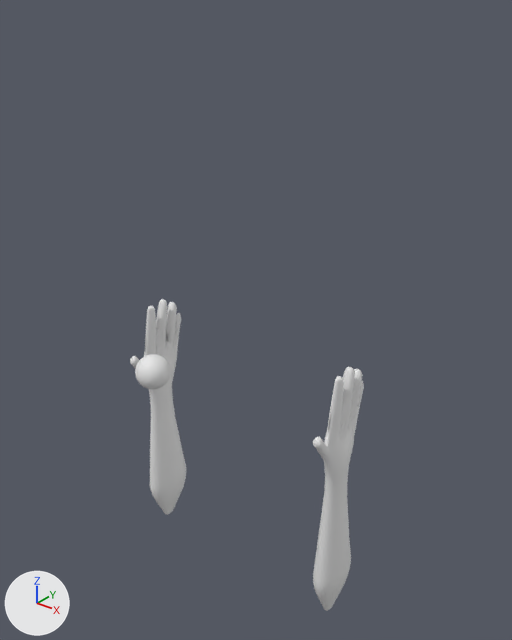
Renders of the Blender file blender_project/hand.blend from each side of a commit.
Before and after are seen from a camera (50 mm lens) standing at (6.64, -7.94, 10.09) and looking at (0.3, -0.02, 5.17). Every picture has the same lights, and +X, +Y and +Z are marked at lower left.

Before the edit, the objects in view are built like this:
```python
me_球 = bpy.data.meshes.new('球')
me_球.from_pydata(...)  # a UV sphere (32 segments, 16 rings, poles along z) spanning x -1.0..1.0, y -1.0..1.0, z -1.0..1.0
me_球_001 = bpy.data.meshes.new('球.001')
me_球_001.from_pydata(...)  # 1091 vertices, 1129 faces; spans x -1.63..1.14, y -0.53..0.53, z -2.04..8.34
me_球_001.polygons.foreach_set('use_smooth', [True] * 1129)
me_球_002 = bpy.data.meshes.new('球.002')
me_球_002.from_pydata(...)  # 1091 vertices, 1129 faces; spans x -1.63..1.14, y -0.53..0.53, z -2.04..8.34
me_球_002.polygons.foreach_set('use_smooth', [True] * 1129)
ob_右手 = bpy.data.objects.new('右手', me_球_001)
ob_右手.location = (1.96, 0.0, 0.98)
ob_右手.rotation_euler = (0.0, 0.0146, 1.571)  # degrees (0, 0.8, 90)
ob_右手.scale = (0.461, 0.461, 0.461)
ob_左手 = bpy.data.objects.new('左手', me_球_002)
ob_左手.location = (-1.99, 0.0, 0.98)
ob_左手.rotation_euler = (0.0, 0.0146, 1.571)  # degrees (0, 0.8, 90)
ob_左手.scale = (0.461, 0.461, 0.461)
ob_球_002 = bpy.data.objects.new('球.002', me_球)
ob_球_002.location = (-0.01, -1.99, 5.01)
ob_球_002.scale = (0.251, 0.251, 0.251)
```
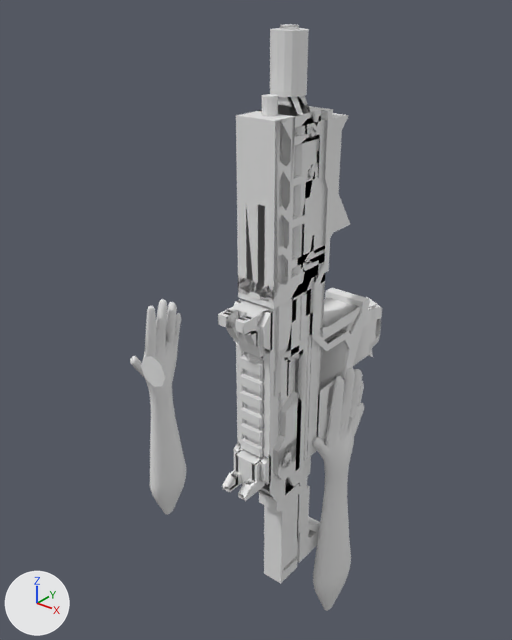
Where the newer file only moved an object's origin or applied its transform, the numbers keep the older frame.

Changed parts and their boxes (x1, y1, x2, y2) in the pictures (512 x 640 px):
```json
{"object": "鉄砲", "change": "added", "after": [218, 24, 382, 584]}
{"object": "球.002", "change": "deleted", "before": [135, 354, 171, 389]}
{"object": "Circle", "change": "added", "after": [141, 356, 165, 387]}
```

The change, as JSON lines over the scene's bpy script:
```json
{"op": "add", "block": "mat_material", "code": ["mat_material = principled_material('Material')", "mat_material.base_color = (0.8, 0.8, 0.8)  # white #e7e7e7"]}
{"op": "add", "block": "me_circle", "code": ["me_circle = bpy.data.meshes.new('Circle')", "me_circle.from_pydata([(-0.006, -1.986, 5.258), (-0.183, -1.986, 5.185), (-0.257, -1.986, 5.007), (-0.183, -1.986, 4.83), (-0.006, -1.986, 4.756), (0.172, -1.986, 4.83), (0.245, -1.986, 5.007), (0.172, -1.986, 5.185)], [], [(1, 2, 3, 4, 5, 6, 7, 0)])"]}
{"op": "add", "block": "me_円柱_002", "code": ["me_円柱_002 = bpy.data.meshes.new('円柱.002')", "me_円柱_002.from_pydata(...)  # 2146 vertices, 1951 faces; spans x 1.29..1.94, y -2.14..1.26, z 1.48..9.6", "me_円柱_002.materials.append(mat_material)  # its picture is missing"]}
{"op": "remove", "block": "ob_球_002", "code": ["ob_球_002 = bpy.data.objects.new('球.002', me_球)", "ob_球_002.location = (-0.01, -1.99, 5.01)", "ob_球_002.scale = (0.251, 0.251, 0.251)"]}
{"op": "add", "block": "ob_circle", "code": ["ob_circle = bpy.data.objects.new('Circle', me_circle)", "ob_circle.location = (0.0, 0.0, 0.0)"]}
{"op": "add", "block": "ob_鉄砲", "code": ["ob_鉄砲 = bpy.data.objects.new('鉄砲', me_円柱_002)", "ob_鉄砲.location = (0.0, 0.0, 0.0)"]}
```
